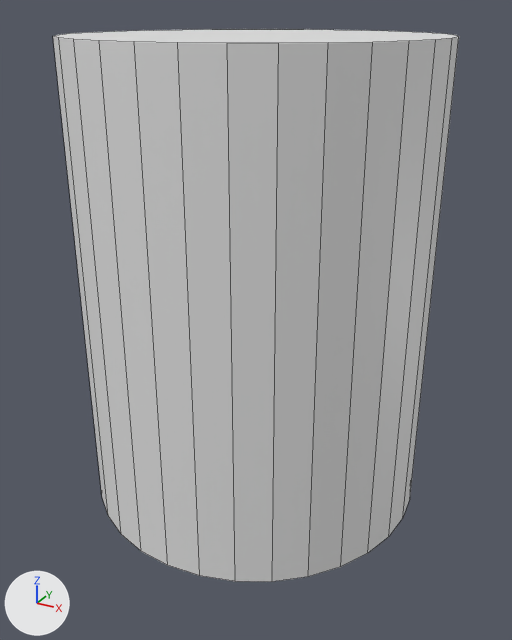
Renders of the Blender file assets/models/plinth.blend from each side of a commit.
Camera for both pictures: a 50 mm camera at (0.563, -1.024, 0.836) aimed at (0.013, -0.024, 0.336). Lighting does not change. The marker at lower left points along +X, +Y and +Z. Mesh edges are drawn as thin lines.
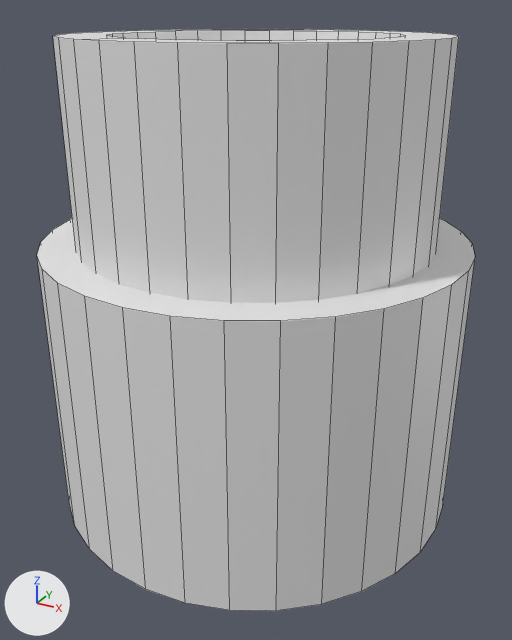
Commit message: new plinths

The change, as a list of edits to the scene's bpy script:
```text
Change me_cylinder:
    used by ob_cylinder; location = (0.0, 0.0, 0.0)
    remove me_cylinder.from_pydata(...)  # 64 vertices, 34 faces; spans x -0.3..0.3, y -0.3..0.3, z 0.0..0.8
    add me_cylinder.from_pydata(...)  # 128 vertices, 68 faces; spans x -0.3..0.3, y -0.3..0.3, z 0.0..0.8
    me_cylinder part 1
    1 face is deleted
    32 vertices are added at x -0.225..0.225, y -0.225..0.225, z 0.75
    32 new vertices lie (0.0, 0.0, 0.05) away from vertices in x -0.225..0.225, y -0.225..0.225, z 0.75
    35 new faces join them
Add ob_cylinder_002:
    ob_cylinder_002 = bpy.data.objects.new('Cylinder.002', me_cylinder.copy())  # the mesh of ob_cylinder
    ob_cylinder_002.location = (0.0, 0.0, 0.0)
    ob_cylinder_002.scale = (1.2, 1.2, 0.6)
```

Boxes [x1, y1, x2, y2] around the edits, measured in the pictures (512 x 640 px):
'Cylinder', reshaped: before [53, 29, 459, 582]; after [53, 29, 459, 303]
'Cylinder.002', added: after [37, 219, 475, 611]
part 1 of me_cylinder, built on: [53, 29, 459, 43] in both
